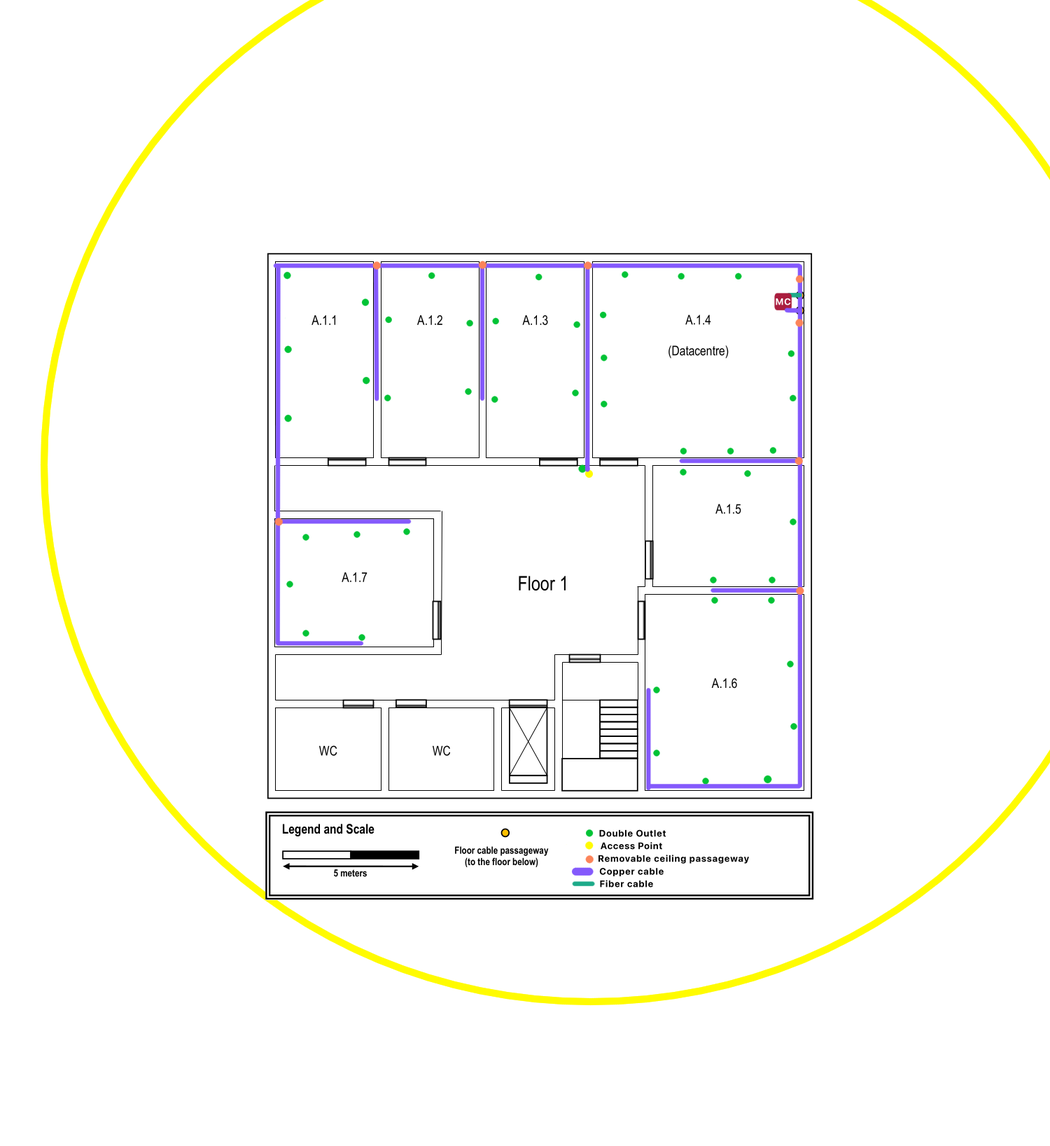
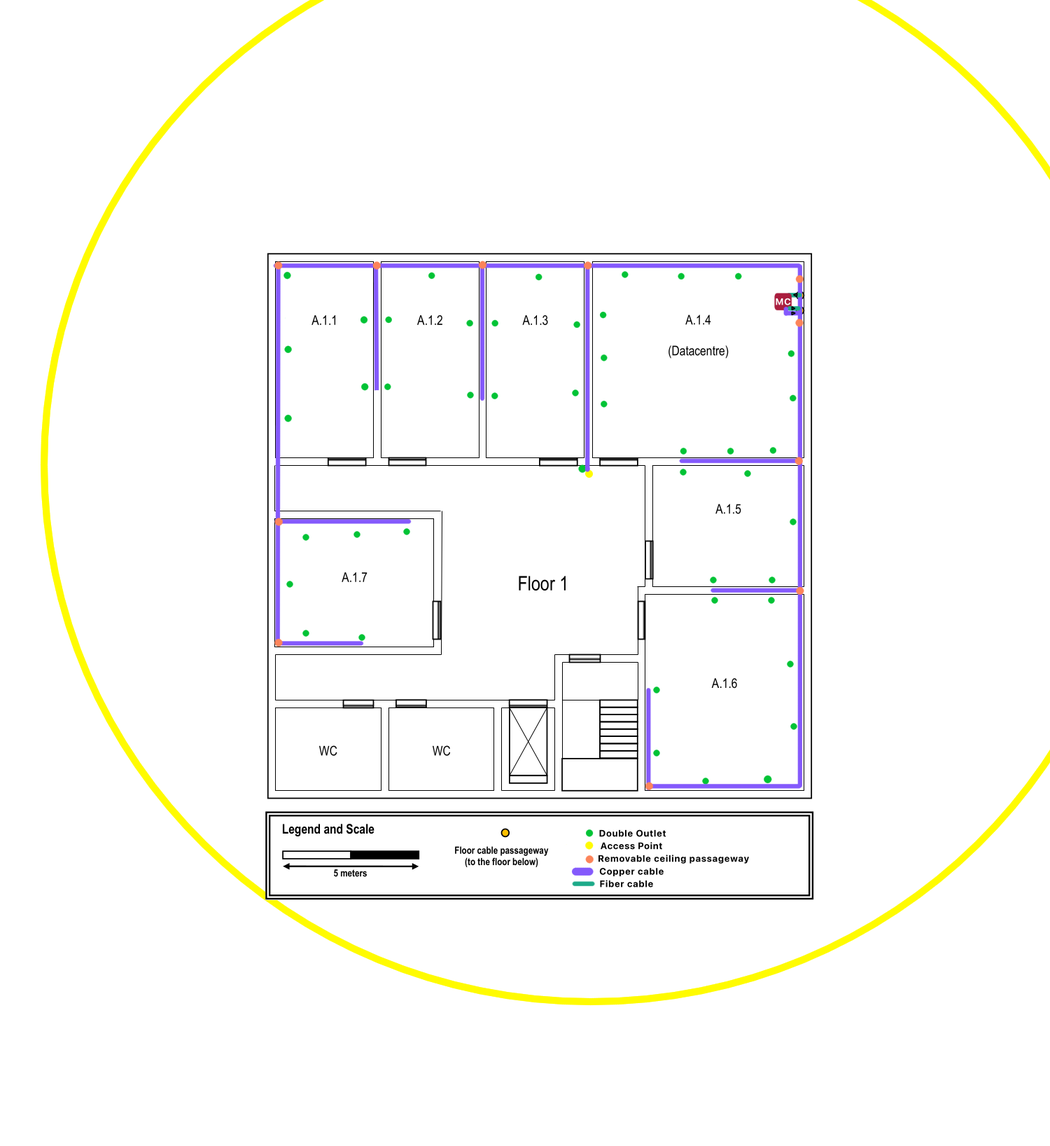
Comparing the layer stacks of the two 1050 × 1146 images. Changes:
added layer "Paint Layer 6" above "Fiber" over left=782, top=292, right=804, bottom=316
painted on "Fiber" over left=642, top=292, right=804, bottom=862
painted on "Copper" over left=274, top=261, right=804, bottom=862
painted on "Access Points" over left=274, top=261, right=804, bottom=862
painted on "Outlets" over left=274, top=261, right=804, bottom=862
painted on "Background" over left=274, top=261, right=804, bottom=862
